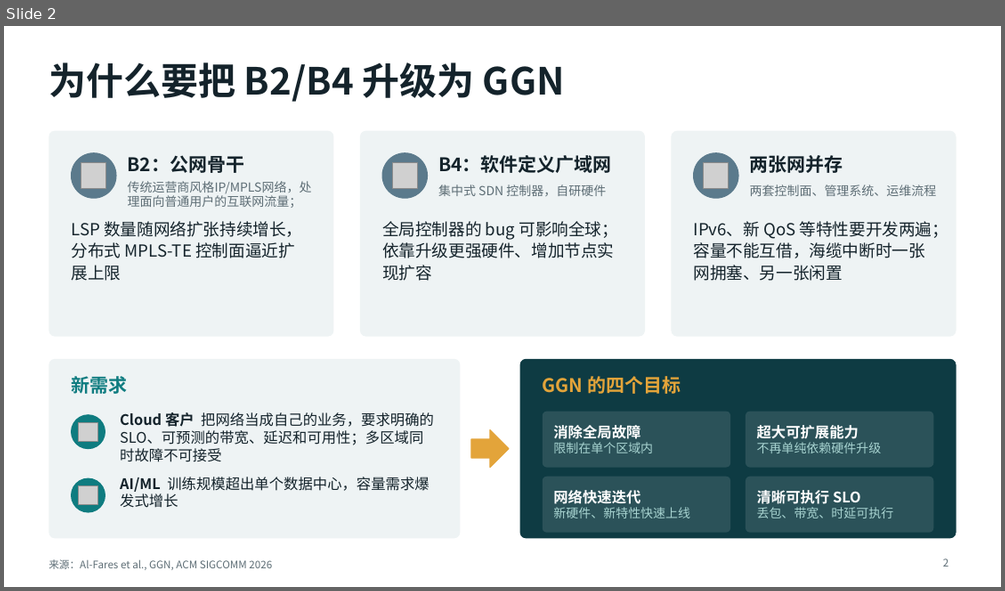
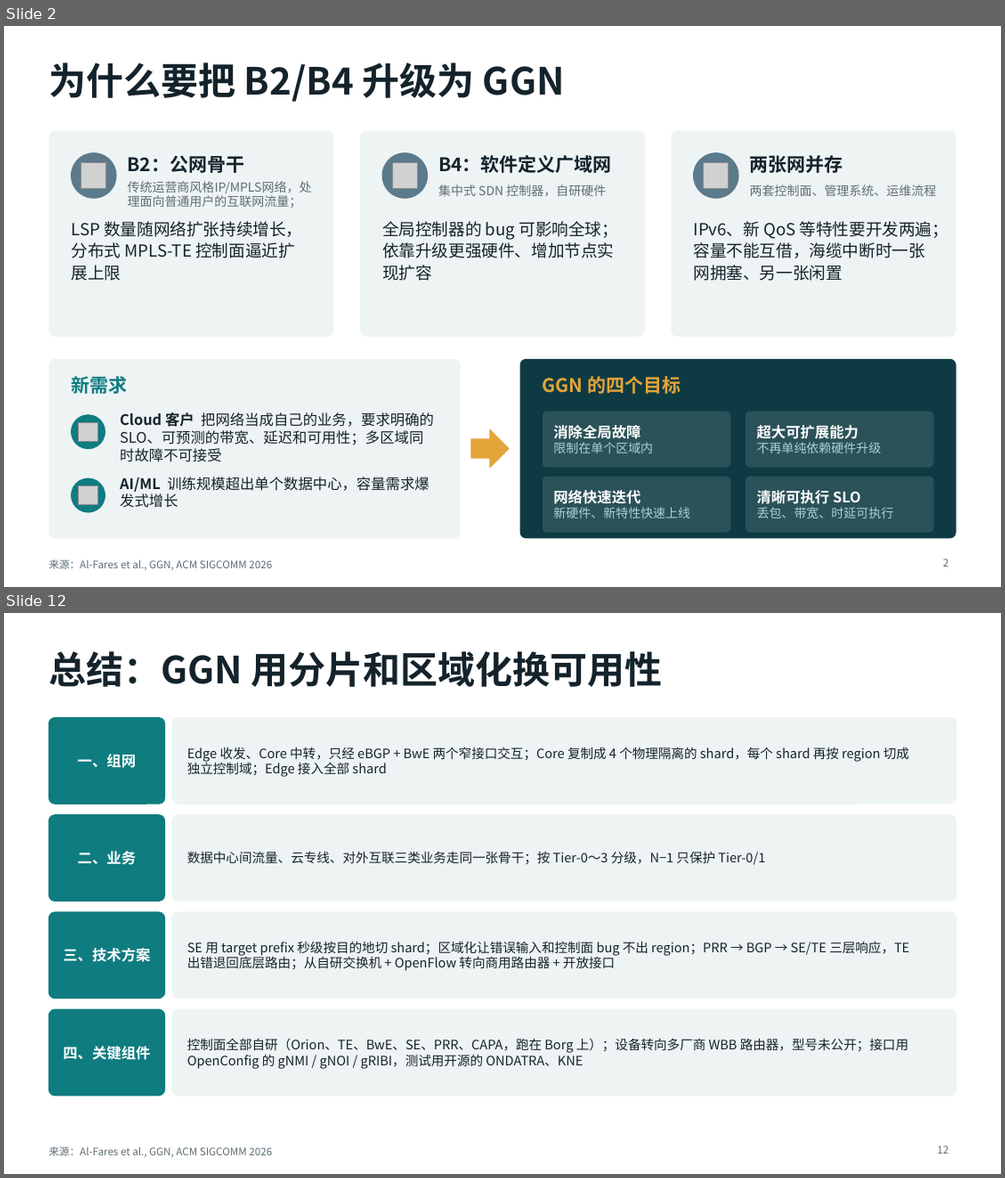
Before and after one commit to LuisXinYe/Transfer-Repo, a slide deck: GGN_解读.pptx. Shown one above the other, each under a label of ours: slide 2 before the commit, slides 2 and 12 after it; the slides between them are not shown. The pictures are 1005x591 and 1005x1178 pixels, drawn with LibreOffice and Linux fonts; fonts in the diff are those of the drawing; grey boxes stand for pictures. Boxes give left, top, right and bottom in pixels: in the first picture for what was removed or moved away, otherwise in the second. Text is boxed around its words. In the diff, an @@ line names an element or a change of style, - is before the commit and + after.

```diff
--- a/GGN_解读.pptx
+++ b/GGN_解读.pptx
@@ slide 12 added at [4,613,1001,1174], background #FFFFFF; not listed: 1 template element that a slide beside it also shows @@
@@ title added at [48,651,663,687], 36 pt, text #14232B, bold @@
+总结：GGN 用分片和区域化换可用性
@@ rounded rectangle added at [48,718,165,803], fill #0F7C80, outline #0F7C80 1 pt @@
@@ rounded rectangle added at [172,718,956,803], fill #EEF3F4, outline #EEF3F4 1 pt @@
@@ text added at [78,754,136,768], 14 pt, text #FFFFFF, bold @@
+一、组网
@@ text added at [187,747,909,777], 12.5 pt, text #14232B @@
+Edge 收发、Core 中转，只经 eBGP + BwE 两个窄接口交互；Core 复制成 4 个物理隔离的 shard，每个 shard 再按 region 切成独立控制域；Edge 接入全部 shard
@@ rounded rectangle added at [48,815,165,900], fill #0F7C80, outline #0F7C80 1 pt @@
@@ rounded rectangle added at [172,815,956,900], fill #EEF3F4, outline #EEF3F4 1 pt @@
@@ text added at [78,851,136,865], 14 pt, text #FFFFFF, bold @@
+二、业务
@@ text added at [187,851,765,865], 12.5 pt, text #14232B @@
+数据中心间流量、云专线、对外互联三类业务走同一张骨干；按 Tier-0～3 分级，N−1 只保护 Tier-0/1
@@ rounded rectangle added at [48,912,165,998], fill #0F7C80, outline #0F7C80 1 pt @@
@@ rounded rectangle added at [172,912,956,998], fill #EEF3F4, outline #EEF3F4 1 pt @@
@@ text added at [63,948,150,962], 14 pt, text #FFFFFF, bold @@
+三、技术方案
@@ text added at [187,941,909,971], 12.5 pt, text #14232B @@
+SE 用 target prefix 秒级按目的地切 shard；区域化让错误输入和控制面 bug 不出 region；PRR → BGP → SE/TE 三层响应，TE 出错退回底层路由；从自研交换机 + OpenFlow 转向商用路由器 + 开放接口
@@ rounded rectangle added at [48,1009,165,1095], fill #0F7C80, outline #0F7C80 1 pt @@
@@ rounded rectangle added at [172,1009,956,1095], fill #EEF3F4, outline #EEF3F4 1 pt @@
@@ text added at [187,1038,908,1069], 12.5 pt, text #14232B @@
+控制面全部自研（Orion、TE、BwE、SE、PRR、CAPA，跑在 Borg 上）；设备转向多厂商 WBB 路由器，型号未公开；接口用 OpenConfig 的 gNMI / gNOI / gRIBI，测试用开源的 ONDATRA、KNE
@@ text added at [63,1046,150,1060], 14 pt, text #FFFFFF, bold @@
+四、关键组件
@@ page number added at [937,1145,948,1153], 10 pt, text #5E6E76 @@
+12
```
Also in this commit, not shown: 4 slides changed, 7 other slides added, 5 slides removed.
